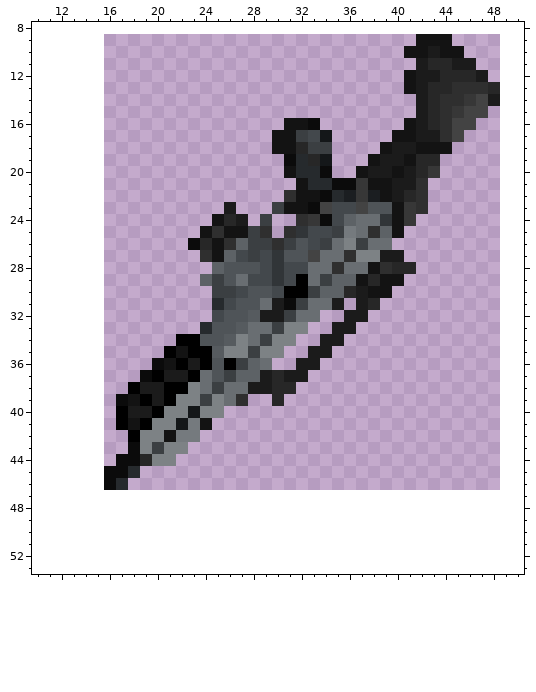
Two states of a pixel-art sprite, SPRITES/WEAPONS/DROPS/TRIIE0.png. The picture above is the old version.
The file is 33x38 pixels. Pixels under 10% opacity are left out. Colours within 5 levels of each other are drawn and written as one. Shown: x 10..50, y 8..53. The old version is drawn lined up with the new one, on the new canvas.
The same view after the edit:
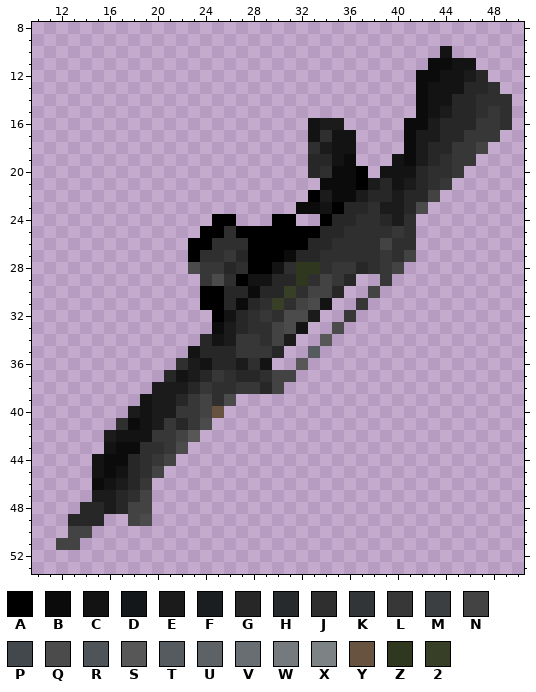
Palette (. is transparent): A #000000  B #0b0b0b  C #131313  D #141719  E #1b1b1b  F #1b1e21  G #272727  H #262a2d  J #2f2f2f  K #313538  L #373737  M #3b3f42  N #434343  P #43484c  Q #4b4b4b  R #4f5458  S #575757  T #565b5f  U #5d6266  V #696e72  W #757a7e  X #7d8285  Y #67533f  Z #2f371f  2 #373f27
The edit:
canvas 33x38 -> 64x64, the old top-left corner now at 16,9
Changed rows in their new state; - is an unchanged pixel.
first column x 12:
 9 ------------------------------...-----
10 -----------------------------...-.----
11 ------------------------------.BBCC---
12 -----------------------------.BBCCEG--
13 -----------------------------.BCCCGGJ-
14 ------------------------------BCCGGJJJ
15 ------------------------------BCEGGJLJ
16 -------------------..CEE-----BBEGGGLLJ
17 ------------------...CJCC---.B--GGLLL-
18 ------------------...JECC--..BEGGLLN--
19 -------------------..-GCB-..CBE-JLL---
20 -------------------..GJBBA.C-C-JJL----
21 --------------------..B--AEGC-GJL-----
22 -------------------..AEBBEGG--GN------
23 --------------.---..B-CAGGJEEGQ-------
24 -------------AA.-.AA..AGGJJGEJ--------
25 ------------AAJAAAAAAAGGJJ-JLJ--------
26 -----------AAJ-JAAAAAGGJJJJNJJ--------
27 -----------A-JLGAAABGGJJ-JJLJN--------
28 -----------QLLGJAACJZZJLLGJLN.--------
29 ------------LQJACCGGZJNLG..L.---------
30 ------------AAGGBGG2JNNG..N.----------
31 ------------AAGBGJ2JNQC.-L.-----------
32 -------------ACGJLJQQE--L.------------
33 ------------.BEGJJNQC--Q.-------------
34 ----------..GCELLJNE--S.--------------
35 ---------..CGGGLLLG--T.---------------
36 --------..J-CGGEJC--S.----------------
37 -------..GCEGLJGGJNN.-----------------
38 ------..-EEGLJJLLGN.------------------
39 -----..C-EGLNJQ.--.-------------------
40 -----.-CEELLNY------------------------
41 -----JBCELGLQ-------------------------
42 ----ECCCLLNS--------------------------
43 ----CB-JJLQ---------------------------
44 ---CB-GJLN----------------------------
45 ---C-CGJN-----------------------------
46 ---BCEGL------------------------------
47 ---EEGJN------------------------------
48 --GGEGNN------------------------------
49 -GGG--NQ------------------------------
50 -NN-----------------------------------
51 NN------------------------------------
